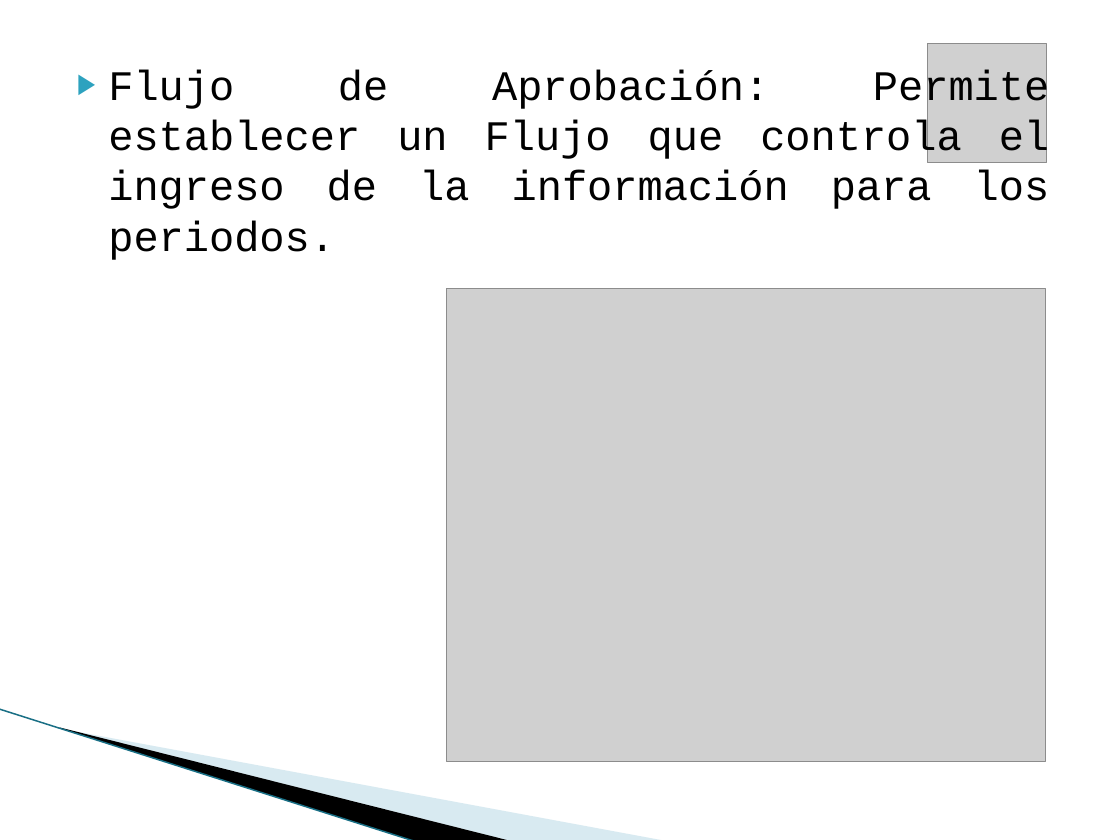
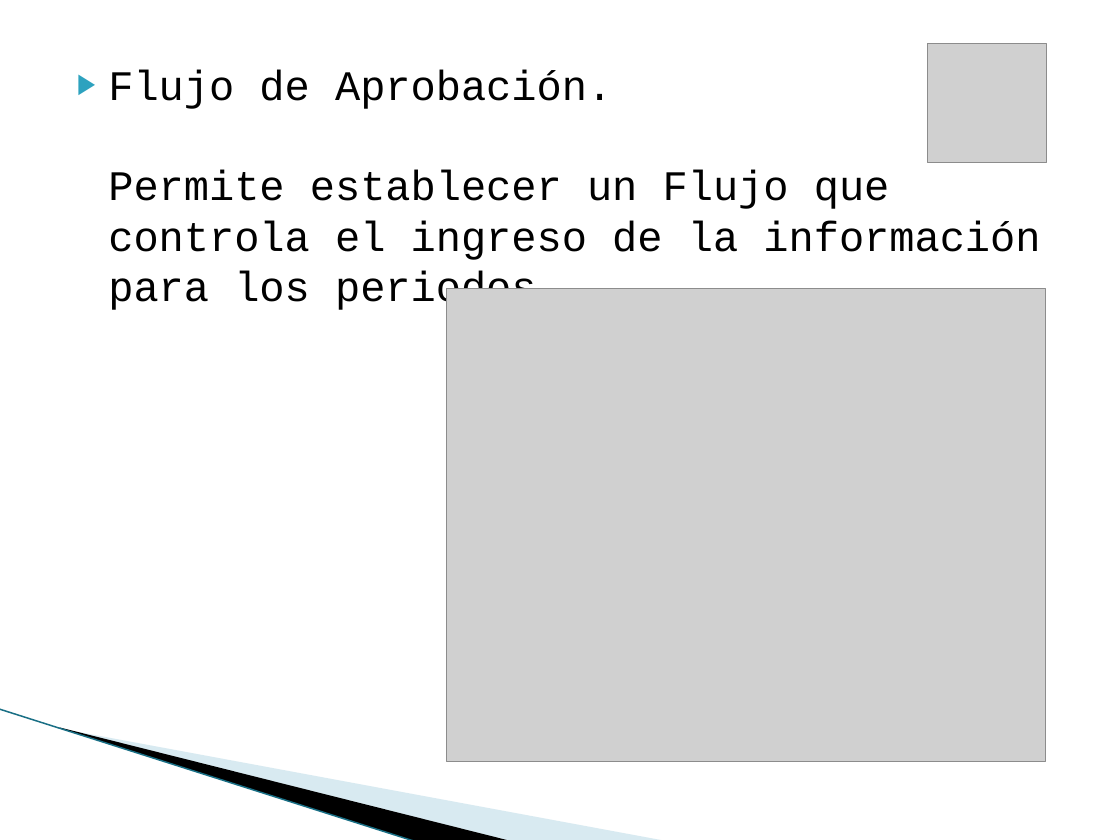
Before and after one commit to vicky1404/rev-ii, a slide deck: slide 14 of docs/comercial/brochure.pptx (slide 13 before the commit). Drawn at 1120x840 pixels with LibreOffice and Linux fonts; fonts in the diff are those of the drawing; grey boxes stand for pictures; background and template pictures are left out. Boxes give left, top, right and bottom in pixels: in the first picture for what was removed or moved away, otherwise in the second. Text is boxed around its words. In the diff, an @@ line names an element or a change of style, - is before the commit and + after.

```diff
--- a/docs/comercial/brochure.pptx
+++ b/docs/comercial/brochure.pptx
@@ text at (x1=108, y1=69, x2=1040, y2=314): text changed @@
-▶ Flujo de Aprobación: Permite establecer un Flujo que controla el ingreso de la información para los periodos.
+▶ Flujo de Aprobación.
+  Permite establecer un Flujo que controla el ingreso de la información para los periodos.
```
Also in this commit, not shown: 11 other slides changed, 2 slides added, 1 other file.
